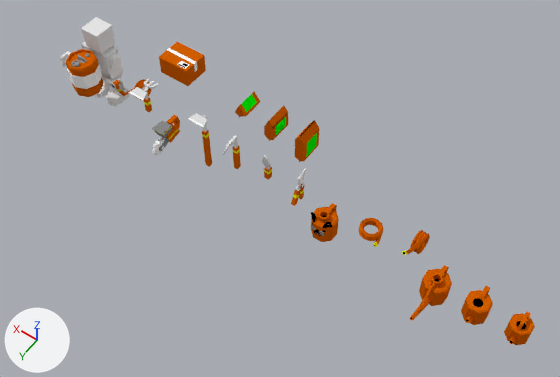
The Blender file crops/tools/tools.blend as it was, and as the next commit left it.
Camera for both pictures: a 50 mm lens placed at (-14.42, 9.91, 15.17), pointed at (-7.64, 0.42, 0.26). Every picture has the same lights, and +X, +Y and +Z are marked at lower left.

Before the edit, the objects in view are built like this:
```python
ob_bag1 = bpy.data.objects.new('bag1', me_cube_009)
ob_bag1.location = (-6.0, -2.0, 0.0)
ob_bag2 = bpy.data.objects.new('bag2', me_cube_008)
ob_bag2.location = (-7.0, -2.0, 0.0)
ob_cylinder = bpy.data.objects.new('Cylinder', me_cylinder)
ob_cylinder.location = (-0.56, 0.0, -0.3)
ob_package = bpy.data.objects.new('package', me_cube_012)
ob_package.location = (-2.56, -1.9, -0.15)
ob_planter = bpy.data.objects.new('planter', me_cube_013)
ob_planter.location = (-4.0, 0.0, 0.0)
ob_watering_can = bpy.data.objects.new('watering can', me_cube)
ob_watering_can.location = (-14.0, 0.0, 0.0)
ob_watering_can2 = bpy.data.objects.new('watering can2', me_cube_003)
ob_watering_can2.location = (-13.0, 0.0, 0.0)
ob_watering_can3 = bpy.data.objects.new('watering can3', me_cube_004)
ob_watering_can3.location = (-12.0, 0.0, 0.0)
ob_watering_cat = bpy.data.objects.new('watering cat', me_cube_006)
ob_watering_cat.location = (-9.0, 0.0, 0.0)
# also in view: 'player_base_Mesh.042' at (-0.6, -0.43, -0.27)
```
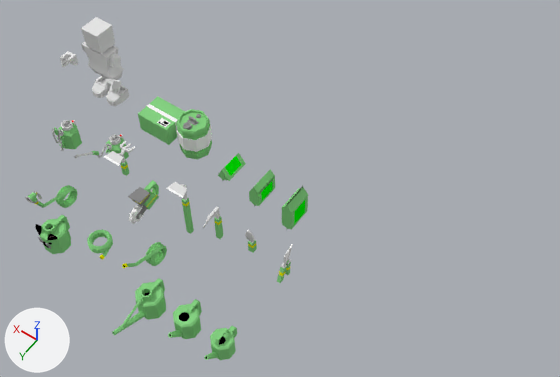
Changed parts and their boxes [x1, y1, x2, y2] in the pictures (560 x 377 px):
'package', recoloured, moved: before [159, 42, 206, 86]; after [138, 96, 185, 145]
'watering can3', recoloured, moved: before [410, 265, 452, 321]; after [112, 278, 166, 335]
'watering cat', recoloured, moved: before [310, 203, 339, 242]; after [35, 215, 71, 254]
'watering can2', recoloured, moved: before [461, 286, 493, 325]; after [168, 299, 202, 339]
'watering can', recoloured, moved: before [504, 311, 535, 345]; after [204, 326, 237, 360]
'tank', added: after [176, 109, 212, 160]
'bag2', recoloured, moved: before [295, 120, 319, 162]; after [282, 186, 308, 230]
'planter', recoloured, moved: before [152, 115, 180, 155]; after [128, 180, 159, 224]
'Cylinder', deleted: before [66, 49, 103, 97]
'bag1', recoloured, moved: before [264, 106, 288, 141]; after [249, 169, 275, 207]
'hoe', recoloured, moved: before [188, 113, 212, 167]; after [166, 182, 194, 234]
'hoseItem', recoloured, moved: before [359, 218, 384, 247]; after [87, 229, 113, 259]
'hose', recoloured, moved: before [402, 230, 430, 255]; after [122, 242, 167, 268]
'hose.001', recoloured, moved: before [110, 78, 151, 100]; after [25, 185, 77, 208]
'bag3', recoloured, moved: before [235, 92, 260, 118]; after [218, 153, 246, 181]
'reclaimer', recoloured, moved: before [129, 78, 158, 113]; after [104, 141, 135, 176]
'sprayer.001', added: after [52, 120, 82, 151]
'sickle', recoloured, moved: before [223, 135, 241, 169]; after [203, 206, 223, 239]
'clipper', recoloured, moved: before [291, 168, 306, 206]; after [277, 244, 293, 283]
'sprayer', added: after [74, 134, 129, 159]
'trowel', recoloured, moved: before [262, 156, 272, 180]; after [245, 230, 257, 253]

Patch to the scene script:
```diff
--- a/crops/tools/tools.blend.py
+++ b/crops/tools/tools.blend.py
@@ mat_blank @@
 mat_blank = diffuse_material('blank')
-mat_blank.base_color = (0.653, 0.114, 0.0)  # orange #d35f00
+mat_blank.base_color = (0.242, 0.653, 0.229)  # green #87d384
@@ ob_hose_001 @@
 ob_hose_001 = bpy.data.objects.new('hose.001', me_torus_003)
-ob_hose_001.location = (-2.0, 0.0, 0.0)
+ob_hose_001.location = (-3.0, 4.0, 0.0)
 ob_hose_001.rotation_euler = (1.571, 0.0, 1.571)  # degrees (90, 0, 90)
@@ ob_reclaimer @@
 ob_reclaimer = bpy.data.objects.new('reclaimer', me_cube_014)
-ob_reclaimer.location = (-3.0, 0.0, 0.0)
+ob_reclaimer.location = (-4.0, 2.0, 0.0)
@@ ob_planter @@
 ob_planter = bpy.data.objects.new('planter', me_cube_013)
-ob_planter.location = (-4.0, 0.0, 0.0)
+ob_planter.location = (-5.0, 2.0, 0.0)
@@ ob_package @@
 ob_package = bpy.data.objects.new('package', me_cube_012)
-ob_package.location = (-2.56, -1.9, -0.15)
+ob_package.location = (-3.56, 0.1, -0.15)
@@ ob_sickle @@
 ob_sickle = bpy.data.objects.new('sickle', me_cube_010)
-ob_sickle.location = (-6.0, 0.0, 0.0)
+ob_sickle.location = (-7.0, 2.0, 0.0)
@@ ob_hoe @@
 ob_hoe = bpy.data.objects.new('hoe', me_cube_002)
-ob_hoe.location = (-5.0, 0.0, 0.0)
+ob_hoe.location = (-6.0, 2.0, 0.0)
@@ ob_bag3 @@
 ob_bag3 = bpy.data.objects.new('bag3', me_cube_011)
-ob_bag3.location = (-5.0, -2.0, 0.0)
+ob_bag3.location = (-6.0, 0.0, 0.0)
@@ ob_bag1 @@
 ob_bag1 = bpy.data.objects.new('bag1', me_cube_009)
-ob_bag1.location = (-6.0, -2.0, 0.0)
+ob_bag1.location = (-7.0, 0.0, 0.0)
@@ ob_bag2 @@
 ob_bag2 = bpy.data.objects.new('bag2', me_cube_008)
-ob_bag2.location = (-7.0, -2.0, 0.0)
+ob_bag2.location = (-8.0, 0.0, 0.0)
@@ ob_watering_cat @@
 ob_watering_cat = bpy.data.objects.new('watering cat', me_cube_006)
-ob_watering_cat.location = (-9.0, 0.0, 0.0)
+ob_watering_cat.location = (-4.0, 4.0, 0.0)
@@ ob_trowel @@
 ob_trowel = bpy.data.objects.new('trowel', me_cube_005)
-ob_trowel.location = (-7.0, 0.0, 0.0)
+ob_trowel.location = (-8.0, 2.0, 0.0)
@@ ob_clipper @@
 ob_clipper = bpy.data.objects.new('clipper', me_cube_001)
-ob_clipper.location = (-8.0, 0.0, 0.0)
+ob_clipper.location = (-9.0, 2.0, 0.0)
@@ ob_hoseitem @@
 ob_hoseitem = bpy.data.objects.new('hoseItem', me_torus_002)
-ob_hoseitem.location = (-10.0, 0.0, 0.0)
+ob_hoseitem.location = (-5.0, 4.0, 0.0)
 ob_hoseitem.rotation_euler = (1.571, 0.0, 1.571)  # degrees (90, 0, 90)
@@ ob_hose @@
 ob_hose = bpy.data.objects.new('hose', me_torus_001)
-ob_hose.location = (-11.0, 0.0, 0.0)
+ob_hose.location = (-6.0, 4.0, 0.0)
 ob_hose.rotation_euler = (1.571, 0.0, 1.571)  # degrees (90, 0, 90)
@@ ob_watering_can3 @@
 ob_watering_can3 = bpy.data.objects.new('watering can3', me_cube_004)
-ob_watering_can3.location = (-12.0, 0.0, 0.0)
+ob_watering_can3.location = (-7.0, 4.0, 0.0)
@@ ob_watering_can2 @@
 ob_watering_can2 = bpy.data.objects.new('watering can2', me_cube_003)
-ob_watering_can2.location = (-13.0, 0.0, 0.0)
+ob_watering_can2.location = (-8.0, 4.0, 0.0)
@@ ob_watering_can @@
 ob_watering_can = bpy.data.objects.new('watering can', me_cube)
-ob_watering_can.location = (-14.0, 0.0, 0.0)
+ob_watering_can.location = (-9.0, 4.0, 0.0)
@@ ob_cylinder @@
-ob_cylinder = bpy.data.objects.new('Cylinder', me_cylinder)
@@ ob_tank @@
+ob_tank = bpy.data.objects.new('tank', me_cylinder_1)  # 384 vertices, 354 faces; spans x -0.453..0.453, y -0.453..0.453, z -0.396..0.775; in mat_blank (green #87d384), mat_black25 (grey #999999), mat_white (white #ffffff)
+ob_tank.location = (-4.56, 0.0, -0.3)
@@ ob_sprayer @@
+ob_sprayer = bpy.data.objects.new('sprayer', me_cylinder_001)  # 306 vertices, 182 faces; spans x -0.13..0.33, y -0.97..0.69, z -0.93..0.48; in mat_blank (green #87d384), mat_gray75 (light grey #e1e1e1), mat_black (black #000000), mat_gray50 (grey #bcbcbc), mat_red (red #ff0000)
+ob_sprayer.location = (-3.0, 2.0, 0.0)
@@ ob_sprayer_001 @@
+ob_sprayer_001 = bpy.data.objects.new('sprayer.001', me_cylinder_004)  # 444 vertices, 236 faces; spans x -0.234..0.234, y -0.27..0.508, z -0.33..0.592; in mat_blank (green #87d384), mat_gray75 (light grey #e1e1e1), mat_black (black #000000), mat_gray50 (grey #bcbcbc), mat_red (red #ff0000)
+ob_sprayer_001.location = (-2.0, 2.0, 0.0)
```
